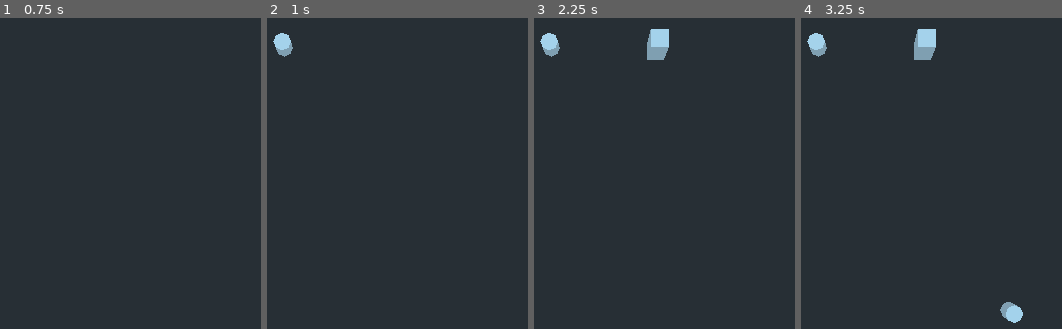
Above: before the commit, frames 1-4 (left to right).
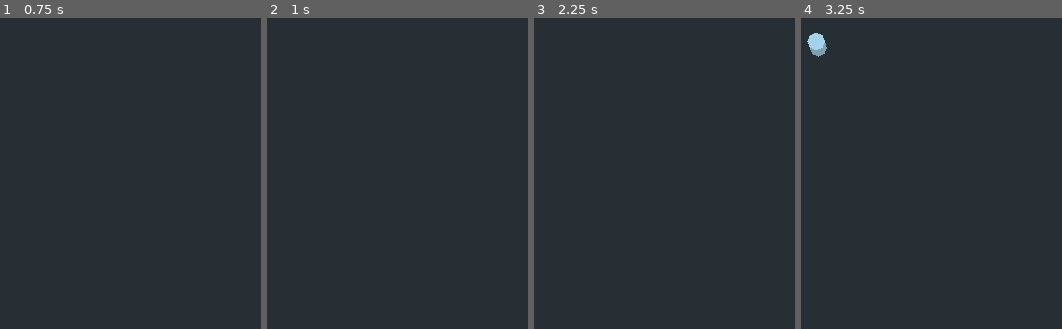
Above: after the commit, the same moments.

Repository: Marcin-sys/gameculling2
Game: Godot game, scene res://scenes/circle.tscn
Same seed, same stepped clock (60 frames per second), same inputs: the game is played once before the commit and once after it. This scene is started directly instead of the project's main scene.
Inputs:
- Up to frame 1 (0.75 s): tap Enter at 0.5 s
- Up to frame 2 (1 s): no input
- Up to frame 3 (2.25 s): tap Space at 1.25 s; tap Enter at 2 s
- Up to frame 4 (3.25 s): tap Space at 2.75 s

Frame 1 is identical in both runs. In frame 2, 0.4% of the frame differs, in the area x 2-10%, y 4-13%; in frame 3, 1.2%; in frame 4, 1.2%, in the area x 43-86%, y 3-99%.

Commit message:
In second scene: Object does not respawn on another object.

Diff:
--- a/Gameculling/assets/code/spawner_circle.gd
+++ b/Gameculling/assets/code/spawner_circle.gd
@@ -10,35 +10,53 @@
 var TIME_SPAN								# Time period till function spawn another object
 var time_left = 0							# Timer
 var rng = RandomNumberGenerator.new()  		# Make seed for number.
-var list									# Make list of object's.
+var scenes									# Make scenes of object's.
 
 #Circle
 var radius = 20								# Circle radius
 var center = Vector3(0, 0, 0)				# Circle center
 var count_segments = 20						# How much of an angle objects will be spaced around the circle.
 var angle_step = 2.0 * PI / count_segments	# 2.0*PI = 360 degrees  / segments
-var angle = 0								# Start point for angle
 var angle_random							# Random angle for object
 var posible_angle = [0]
 var count_angle
+var store_flag = []							# Store position of spawned object
+var number_of_object_can_spawn				# Random number from MIN to MAX that can spawn inside of circle
+var number_of_object_MAX = 20				# MAX number of object that can spawn inside circle
+var number_of_object_MIN = 10				# MIN number of object that can spawn inside circle
+var diffrence_in_number_of_object
+var random_flag								# Random flag in storage
+var object_to_remove
+
 
 func _ready():
 	rng.randomize()
 
+	scenes = [cube_scene, cylinder_scene, sphere_scene]
+
 	for i in range(1, count_segments):
 		count_angle = i * angle_step
 		posible_angle.append(count_angle)
+
+	TIME_SPAN = rng.randi_range(TIME_SPAN_MIN, TIME_SPAN_MAX)
+
 
 
 # Called every frame. 'delta' is the elapsed time since the previous frame.
 func _process(delta):
 
 	time_left += delta
-	TIME_SPAN = rng.randi_range(TIME_SPAN_MIN, TIME_SPAN_MAX)
-	list = [cube_scene.instance(), cylinder_scene.instance(), sphere_scene.instance()]
+
+	scenes = [cube_scene, cylinder_scene, sphere_scene]
 
 
 	if time_left > TIME_SPAN:
+		# Random time
+		TIME_SPAN = rng.randi_range(TIME_SPAN_MIN, TIME_SPAN_MAX)
+		print('Time to next spawn:', TIME_SPAN, 's')
+		# Reset time_left.
+		time_left = 0
+
 		# Random angle
 		angle_random = posible_angle[randi() % posible_angle.size()]
 		print(angle_random)
@@ -46,16 +64,37 @@
 		# Position
 		var direction = Vector3(cos(angle_random), 0, sin(angle_random))
 		var position_object_edge_circle = center + direction * radius
-		angle += angle_step
+
+		# If  there is no object in position -> you can spawn.
+		if not position_object_edge_circle in store_flag:
+
+			# Add position
+			store_flag.append(position_object_edge_circle)
+			print(store_flag)
+
+			# Spawn random scenes
+			var temporary_object = scenes[randi() % scenes.size()].instance()
+			temporary_object.set_translation(position_object_edge_circle)
+			self.add_child(temporary_object)
 
 
-		if  node_counter < 100:
-			var temporary_object = list[randi() % list.size()]
-			temporary_object.set_translation(position_object_edge_circle)
-			self.add_child(temporary_object)
-			node_counter += 1
+			# # Random of object in scene
+			# number_of_object_can_spawn = rng.randi_range(number_of_object_MIN, number_of_object_MAX)
+			# print('How many object can be on scene:', number_of_object_can_spawn)
+			# # If there is to many object
+			# if store_flag.size() > number_of_object_can_spawn:
+			# 	diffrence_in_number_of_object = store_flag.size() - number_of_object_can_spawn
+			# 	for _i in range(0, diffrence_in_number_of_object):
+			# 		print('removing object!!!')
+			# 		# Random object
+			# 		random_flag = rng.randi_range(0, number_of_object_MIN)
+			# 		# Target flag to remove
+			# 		object_to_remove = store_flag[random_flag]
+			# 		# Clean storage
+			# 		store_flag.erase(object_to_remove)
+			# 		print(store_flag.size())
+			# 		# Remove child
 
-			# Reset time_left.
-			time_left = 0
+
 	else:
 		pass
